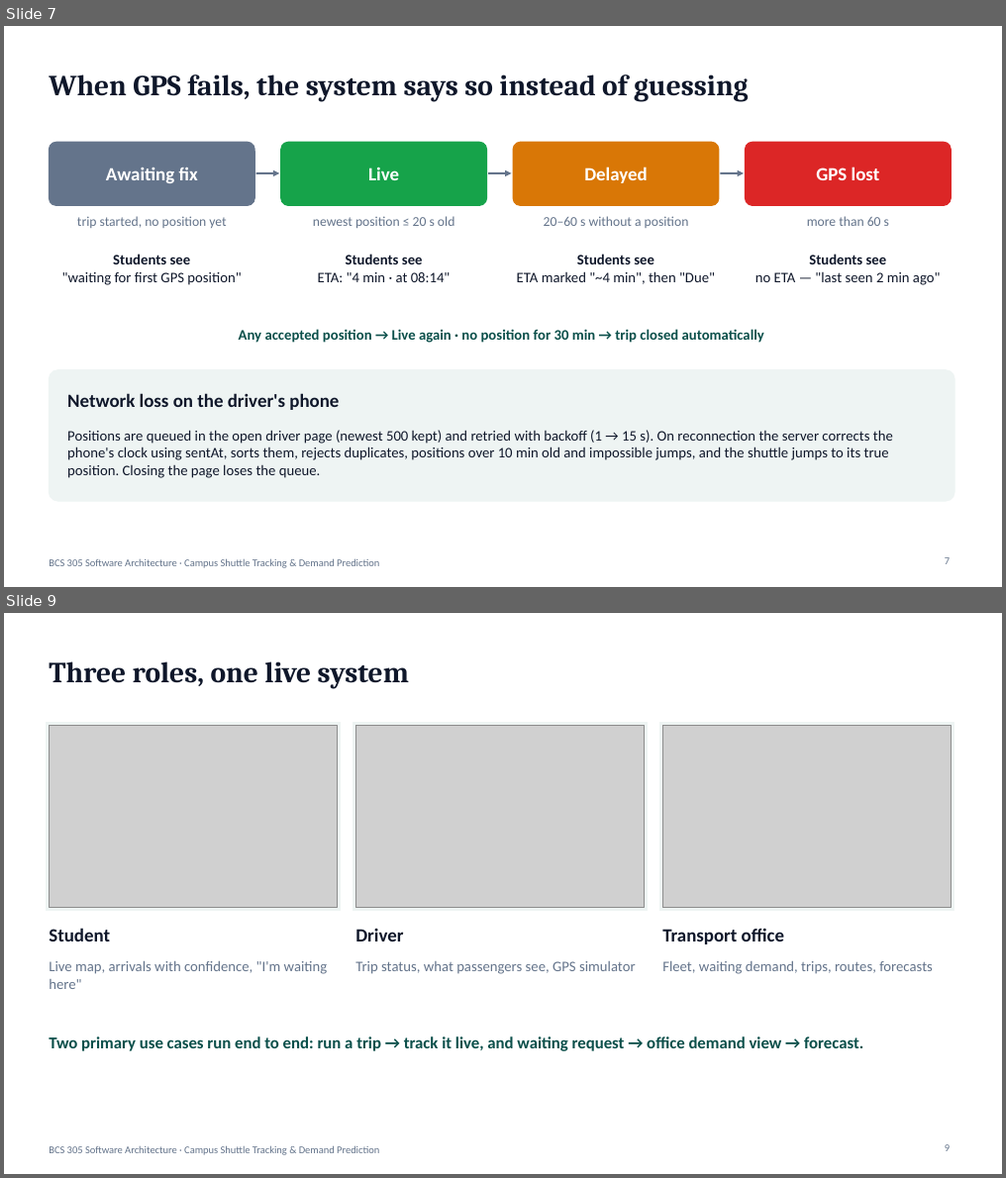
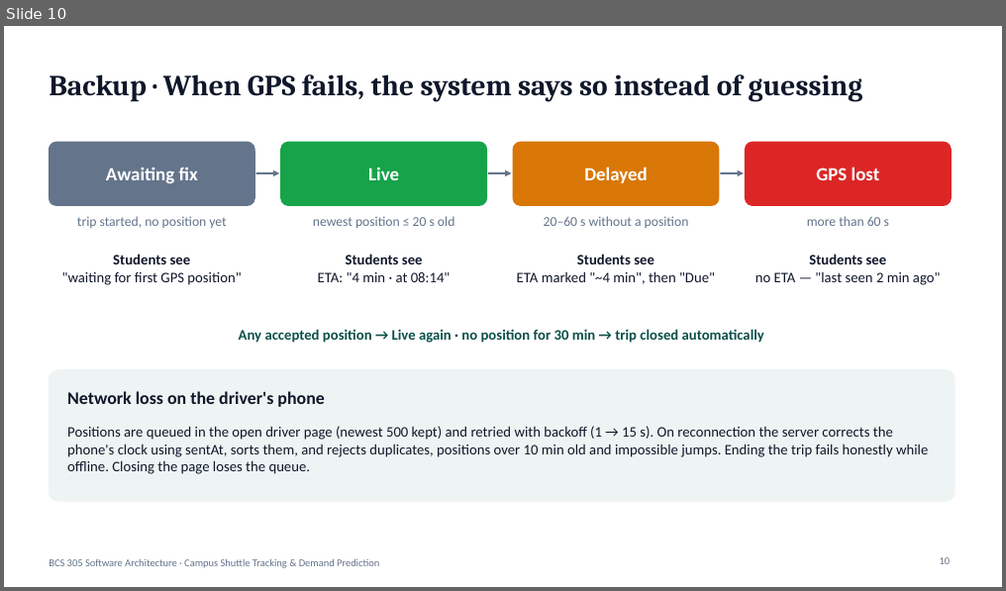
Before and after one commit to abdullahshammari796-ctrl/CampusShuttle, a slide deck: docs/presentation/campus-shuttle-presentation.pptx. Shown one above the other, each under a label of ours: slides 7 and 9 before the commit, slide 10 after it; the slides between them are not shown. The pictures are 1006x1178 and 1006x591 pixels, drawn with LibreOffice and Linux fonts; fonts in the diff are those of the drawing; grey boxes stand for pictures. Boxes give left, top, right and bottom in pixels: in the first picture for what was removed or moved away, otherwise in the second. Text is boxed around its words. In the diff, an @@ line names an element or a change of style, - is before the commit and + after.

```diff
--- a/docs/presentation/campus-shuttle-presentation.pptx
+++ b/docs/presentation/campus-shuttle-presentation.pptx
@@ slide 9 removed at box(4, 613, 1002, 1174), background #FFFFFF; not listed: 1 template element that a slide beside it also shows @@
@@ title removed at box(49, 662, 409, 688) @@
-Three roles, one live system
@@ rectangle removed at box(46, 722, 341, 911) @@
@@ picture removed at box(49, 725, 338, 908) @@
@@ rectangle removed at box(352, 722, 648, 911) @@
@@ picture removed at box(355, 725, 645, 908) @@
@@ rectangle removed at box(659, 722, 954, 911) @@
@@ picture removed at box(662, 725, 951, 908) @@
@@ text removed at box(49, 928, 110, 942) @@
-Student
@@ text removed at box(355, 929, 403, 942) @@
-Driver
@@ text removed at box(662, 928, 784, 945) @@
-Transport office
@@ text removed at box(49, 961, 328, 989) @@
-Live map, arrivals with confidence, "I'm waiting here"
@@ text removed at box(355, 961, 636, 974) @@
-Trip status, what passengers see, GPS simulator
@@ text removed at box(662, 961, 933, 974) @@
-Fleet, waiting demand, trips, routes, forecasts
@@ text removed at box(49, 1037, 863, 1052) @@
-Two primary use cases run end to end: run a trip → track it live, and waiting request → office demand view → forecast.
@@ page number removed at box(944, 1145, 949, 1152) @@
-9
@@ what was slide 7 is now slide 10 @@
@@ slide 10 changed as well @@
@@ title at box(49, 75, 863, 101): text changed @@
-When GPS fails, the system says so instead of guessing
+Backup · When GPS fails, the system says so instead of guessing
@@ text "Network loss on the driver's ..." at box(67, 391, 324, 407): size 18 to 17 pt @@
@@ text at box(67, 426, 928, 474): text changed @@
-Positions are queued in the open driver page (newest 500 kept) and retried with backoff (1 → 15 s). On reconnection the server corrects the phone's clock using sentAt, sorts them, rejects duplicates, positions over 10 min old and impossible jumps, and the shuttle jumps to its true position. Closing the page loses the queue.
+Positions are queued in the open driver page (newest 500 kept) and retried with backoff (1 → 15 s). On reconnection the server corrects the phone's clock using sentAt, sorts them, and rejects duplicates, positions over 10 min old and impossible jumps. Ending the trip fails honestly while offline. Closing the page loses the queue.
@@ page number at box(940, 558, 950, 565): text changed @@
-7
+10
```
Also in this commit, not shown: 5 other slides changed, 6 slides added, 7 other slides removed, 48 other files.
